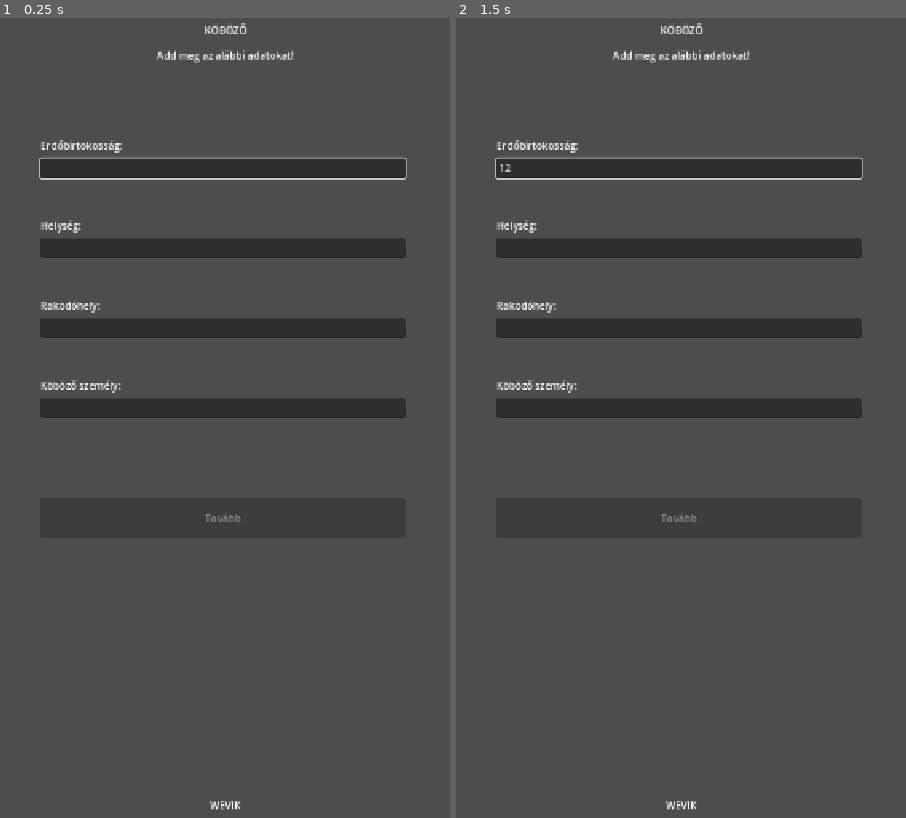
Above: before the commit, frames 1-2 (left to right).
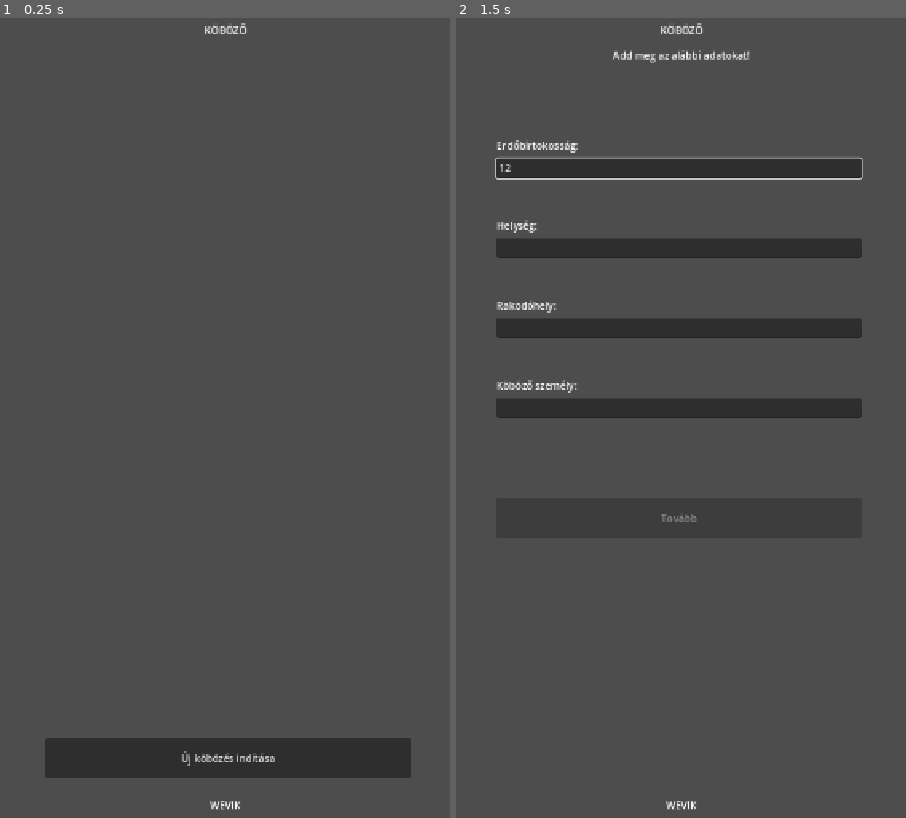
Above: after the commit, the same moments.

Repository: rolika/kob_g
Game: Godot game, scene res://main.tscn
The game is run twice, just before and just after one commit, with the same random seed, the same clock (stepped at 60 frames per second) and the same inputs. The engine's default icon, where the game draws it, is replaced by a stand-in: a white triangle on a blue panel in a dark square.
Inputs (mouse positions are in pixels of both pictures, inside the frame that each line leads up to):
- Up to frame 1 (0.25 s): no input
- Up to frame 2 (1.5 s): click (685, 754) at 0.5 s, where only the run after the commit has a clickable "Új köbözés indítása"; click (676, 170) at 1.27 s; type "12" at 1.35 s

The runs differ from the first frame. In frame 1, 13% of the frame differs, in the area x 8-92%, y 4-95%; in frame 2, nothing differs.

Commit message:
inteject restore screen

Diff:
--- /dev/null
+++ b/scenes/restore.tscn
@@ -0,0 +1,46 @@
+[gd_scene load_steps=2 format=3 uid="uid://cd3v7gxqe21jg"]
+
+[ext_resource type="Script" uid="uid://dtlfdgttv3qsy" path="res://scripts/restore.gd" id="1_xoj2h"]
+
+[node name="Restore" type="Node2D"]
+script = ExtResource("1_xoj2h")
+
+[node name="TitleLabel" type="Label" parent="."]
+offset_right = 720.0
+offset_bottom = 40.0
+size_flags_horizontal = 0
+text = "KÖBÖZŐ"
+horizontal_alignment = 1
+vertical_alignment = 1
+
+[node name="ScrollContainer" type="ScrollContainer" parent="."]
+custom_minimum_size = Vector2(720, 800)
+offset_top = 64.0
+offset_right = 720.0
+offset_bottom = 1136.0
+horizontal_scroll_mode = 0
+vertical_scroll_mode = 3
+
+[node name="VBoxContainer" type="VBoxContainer" parent="ScrollContainer"]
+custom_minimum_size = Vector2(240, 800)
+layout_mode = 2
+size_flags_horizontal = 3
+size_flags_vertical = 3
+
+[node name="NewSessionButton" type="Button" parent="."]
+offset_left = 72.0
+offset_top = 1152.0
+offset_right = 656.0
+offset_bottom = 1216.0
+text = "Új köbözés indítása"
+
+[node name="FooterLabel" type="Label" parent="."]
+offset_top = 1240.0
+offset_right = 720.0
+offset_bottom = 1280.0
+size_flags_horizontal = 0
+text = "WEVIK"
+horizontal_alignment = 1
+vertical_alignment = 1
+
+[connection signal="pressed" from="NewSessionButton" to="." method="_on_new_session_button_pressed"]
--- a/scripts/main.gd
+++ b/scripts/main.gd
@@ -1,5 +1,6 @@
 extends Node2D
 
+const RESTORE_SCENE = preload("res://scenes/restore.tscn")
 const SESSION_SCENE = preload("res://scenes/session.tscn")
 const TYPE_SCENE = preload("res://scenes/type_options.tscn")
 const LENGTH_SCENE = preload("res://scenes/length_options.tscn")
@@ -9,6 +10,12 @@
 var scene: Node
 
 func _ready() -> void:
+    scene = RESTORE_SCENE.instantiate()
+    add_child(scene)
+    scene.start_new_session.connect(_on_new_session_started)
+
+func _on_new_session_started() -> void:
+    remove_prev_scene()
     scene = SESSION_SCENE.instantiate()
     add_child(scene)
     scene.submit.connect(_on_session_submitted)
--- /dev/null
+++ b/scripts/restore.gd
@@ -0,0 +1,15 @@
+extends Node2D
+
+signal start_new_session
+
+# Called when the node enters the scene tree for the first time.
+func _ready() -> void:
+    pass # Replace with function body.
+
+
+# Called every frame. 'delta' is the elapsed time since the previous frame.
+func _process(_delta: float) -> void:
+    pass
+
+func _on_new_session_button_pressed() -> void:
+    start_new_session.emit()
--- a/scripts/session.gd
+++ b/scripts/session.gd
@@ -1,6 +1,6 @@
 extends Node
 
-signal submit()
+signal submit
 
 func _ready() -> void:
     $CompanyLineEdit.call_deferred("grab_focus")
Not shown, added: scripts/restore.gd.uid
